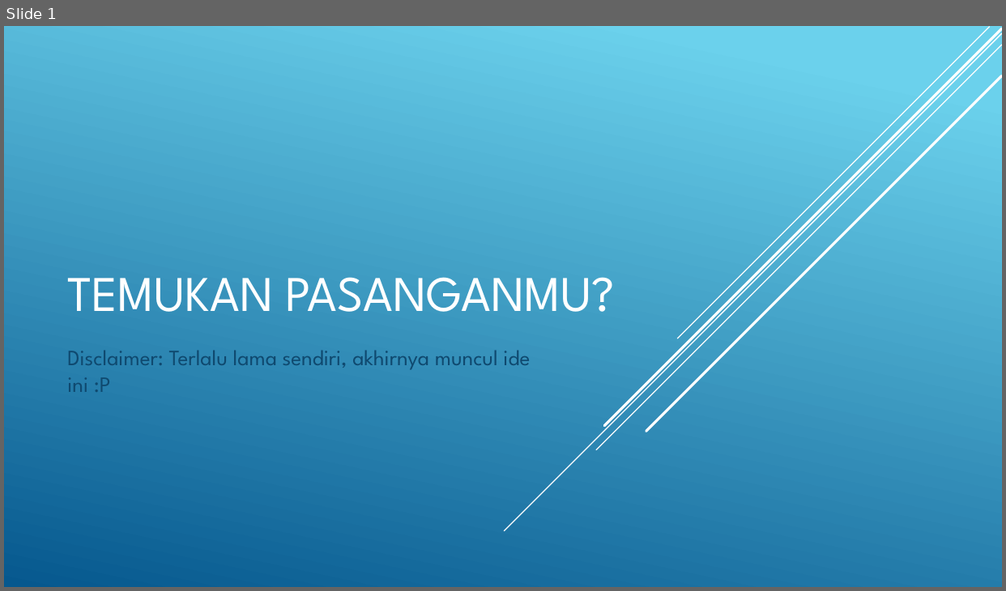
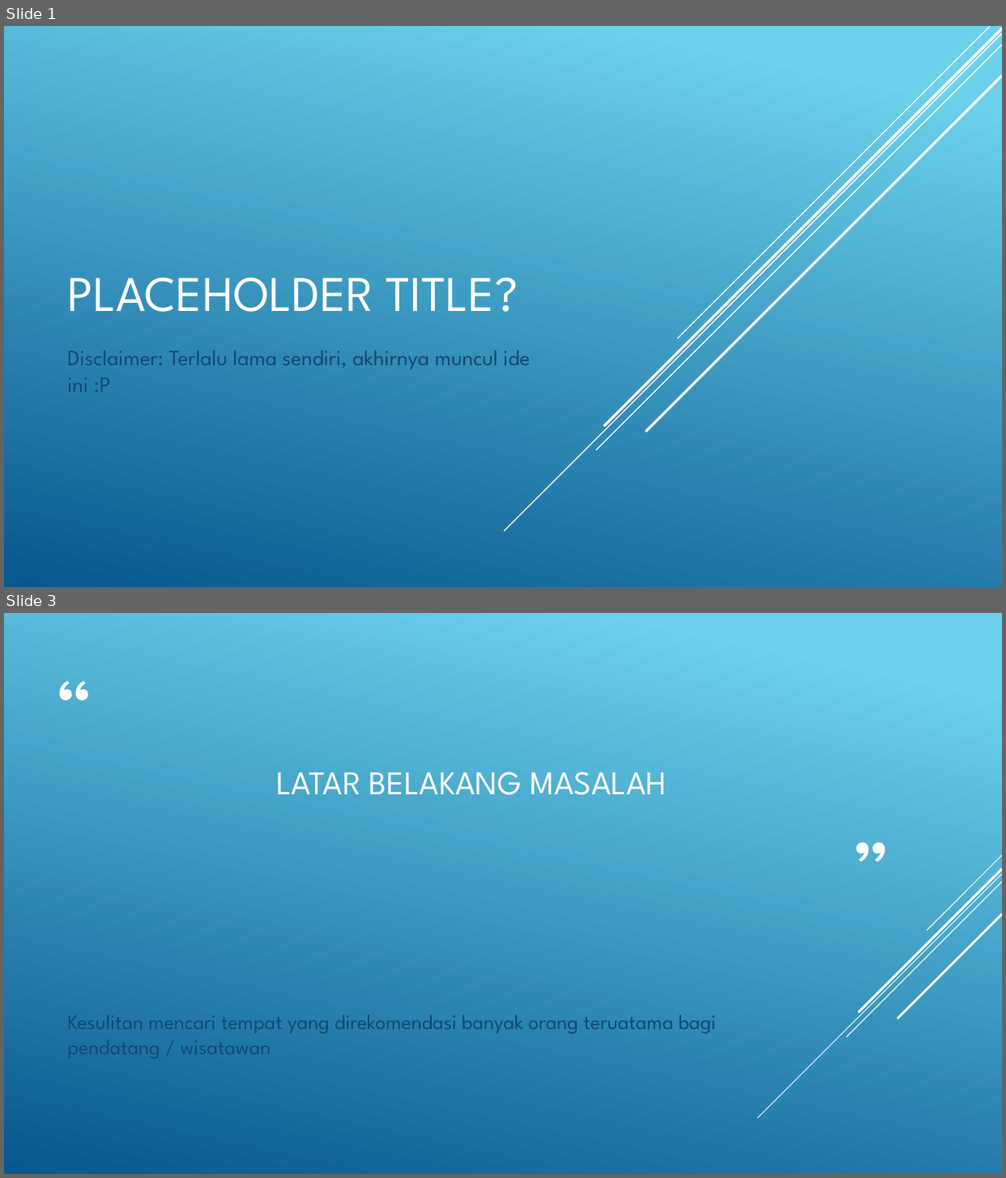
Before and after one commit to unikom2016/div-codelabs, a slide deck: phase_3/Presentation1.pptx. Shown one above the other, each under a label of ours: slide 1 before the commit, slides 1 and 3 after it; the slides between them are not shown. The pictures are 1006x591 and 1006x1178 pixels, drawn with LibreOffice and Linux fonts; fonts in the diff are those of the drawing. Boxes give left, top, right and bottom in pixels: in the first picture for what was removed or moved away, otherwise in the second. Text is boxed around its words. In the diff, an @@ line names an element or a change of style, - is before the commit and + after.

```diff
--- a/phase_3/Presentation1.pptx
+++ b/phase_3/Presentation1.pptx
@@ slide 3 added at bbox=[4, 613, 1002, 1174], background gradient #6ED2EB to #06588E @@
@@ text added at bbox=[48, 679, 98, 727], 80 pt, text #FFFFFF @@
+“
@@ title added at bbox=[276, 772, 667, 795], 32 pt, text #FFFFFF @@
+LATAR BELAKANG MASALAH
@@ text added at bbox=[846, 840, 897, 888], 80 pt, text #FFFFFF @@
+”
@@ group added at bbox=[758, 855, 1002, 1118]: 5 lines @@
@@ text added at bbox=[67, 1015, 716, 1059], 20 pt, text #0F496F @@
+Kesulitan mencari tempat yang direkomendasi banyak orang teruatama bagi pendatang / wisatawan
@@ slide 1 changed as well @@
@@ title at bbox=[67, 277, 518, 312]: text changed @@
-TEMUKAN PASANGANMU?
+PLACEHOLDER TITLE?
```
Also in this commit, not shown: 8 other slides added, 1 slide removed, 25 other files.
